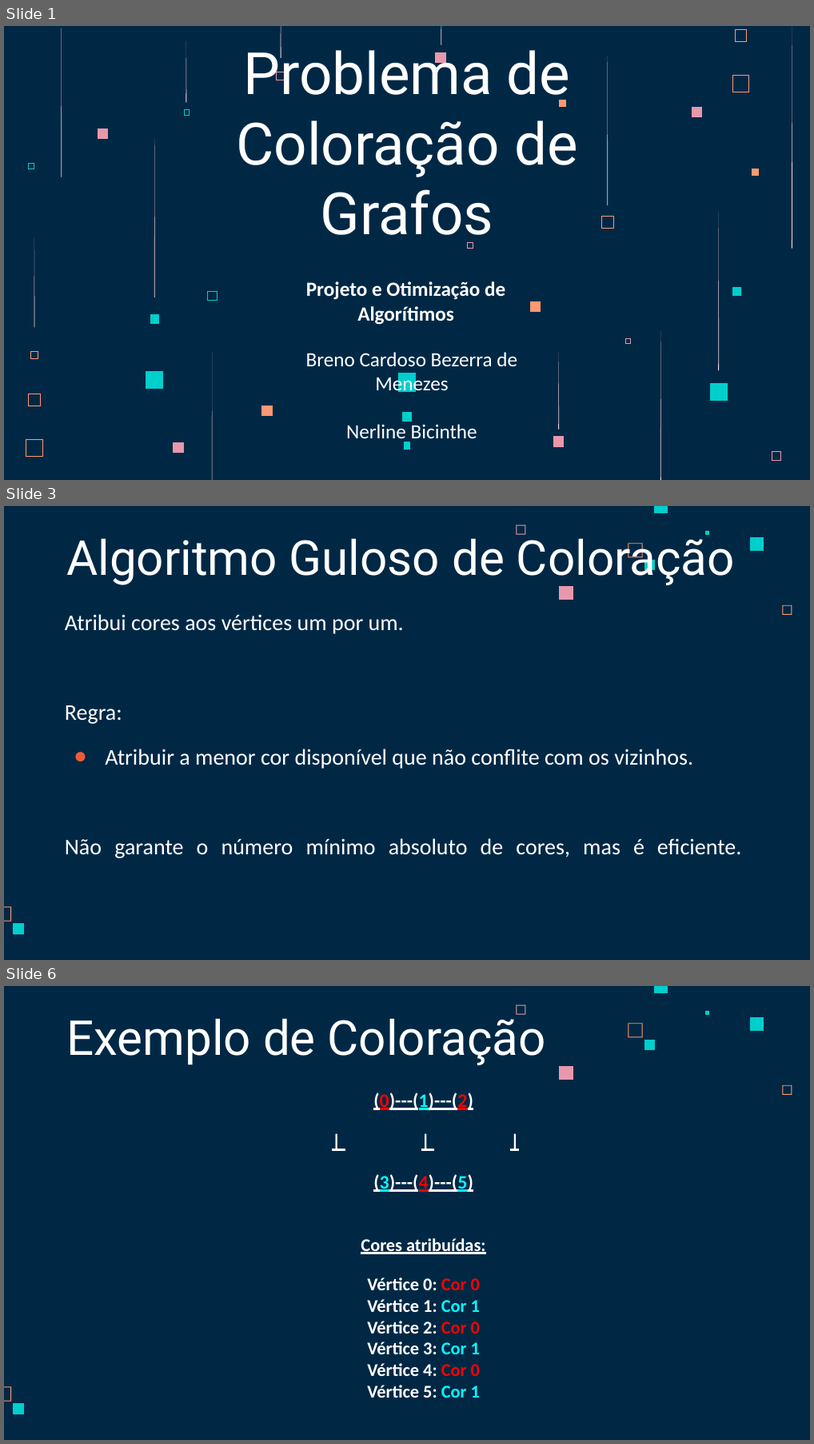
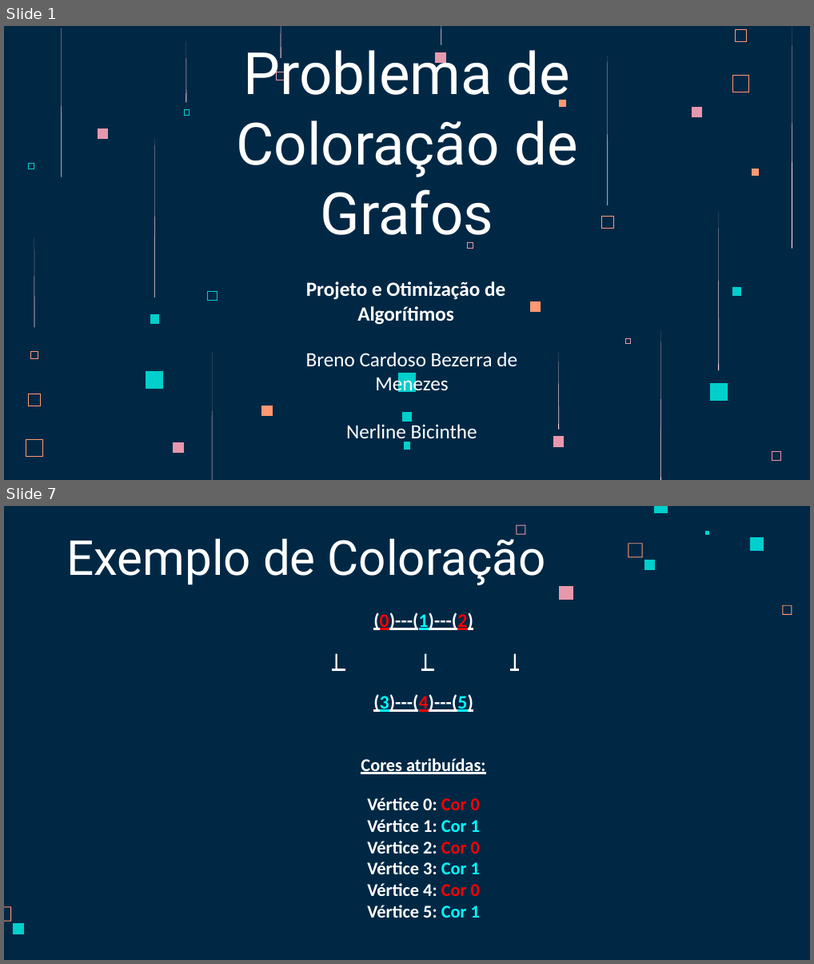
Before and after one commit to brenocbmnz/colora-ografos, a slide deck: Coloração de Grafos.pptx. Shown one above the other, each under a label of ours: slides 1, 3 and 6 before the commit, slides 1 and 7 after it; the slides between them are not shown. The pictures are 814x1444 and 814x964 pixels, drawn with LibreOffice and Linux fonts; fonts in the diff are those of the drawing. Boxes give left, top, right and bottom in pixels: in the first picture for what was removed or moved away, otherwise in the second. Text is boxed around its words. In the diff, an @@ line names an element or a change of style, - is before the commit and + after.

```diff
--- a/Coloração de Grafos.pptx
+++ b/Coloração de Grafos.pptx
@@ slide 3 removed at [4, 506, 810, 960], background #002845; not listed: 10 template elements that a slide beside it also shows @@
@@ title removed at [66, 531, 735, 587] @@
-Algoritmo Guloso de Coloração
@@ text removed at [65, 614, 742, 858] @@
-Atribui cores aos vértices um por um.
-Regra:
-● Atribuir a menor cor disponível que não conflite com os vizinhos.
-Não garante o número mínimo absoluto de cores, mas é eficiente.
@@ what was slide 6 is now slide 7 @@
```
Also in this commit, not shown: 5 slides changed, 2 slides added.
